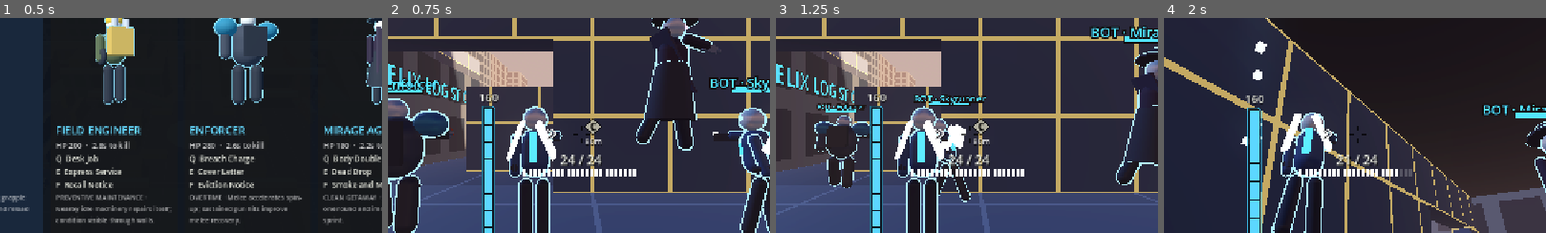
Above: before the commit, frames 1-4 (left to right).
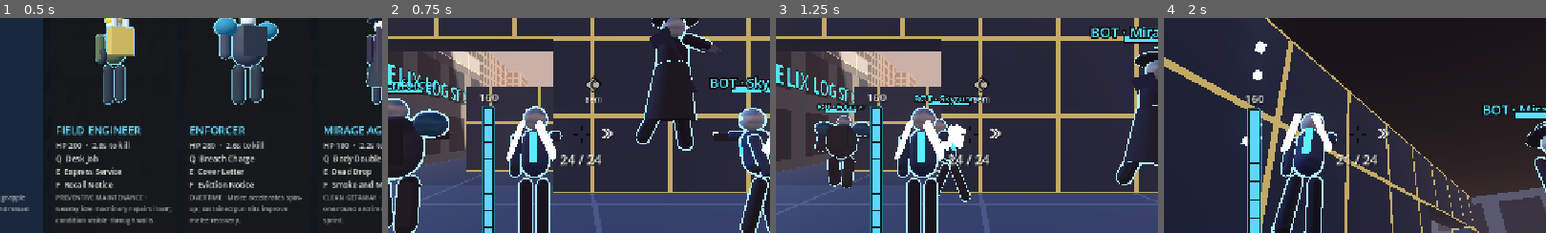
Above: after the commit, the same moments.

Repository: slimefromdq/hostile-takeover
Game: Godot game, scene res://scenes/main.tscn
Same seed, same stepped clock (60 frames per second), same inputs: the game is played once before the commit and once after it.
Inputs (mouse positions are % of the whole screen's width and height, from its top left):
- Up to frame 1 (0.5 s): no input
- Up to frame 2 (0.75 s): click "Play offline · 6v6 bots" at 0.5 s
- Up to frame 3 (1.25 s): no input
- Up to frame 4 (2 s): tap Enter at 1.25 s; move the mouse to (55, 50) at 1.27 s; hold W (forward) from 1.28 s (still down); tap Shift (dash) at 1.35 s; click (55, 50) at 1.42 s; tap Space (jump) at 1.52 s
The pictures show only the part of the screen within x 25-75%, y 23-73%; the shares and areas given below are measured in that part.

Frame 1 is identical in both runs. In frame 2, 1.4% of the frame differs, in the area x 35-65%, y 26-74%; in frame 3, 1.4%; in frame 4, 0.9%.

Commit message:
HUD: keep reticle cluster, objective marker and HP bar from overlapping; dash icon right of reticle, ammo without pips
Co-Authored-By: Claude Sonnet 5.5 <noreply@anthropic.com>
Claude-Session: https://claude.ai/code/session_01RdU4YqXsdDijyWK3Nktgmh

Diff:
--- a/HostileTakeover/scripts/hud.gd
+++ b/HostileTakeover/scripts/hud.gd
@@ -207,6 +207,9 @@
 			dir = Vector2.UP
 		var scale := minf((size.x / 2.0 - margin) / maxf(absf(dir.x), 1.0), (size.y / 2.0 - margin) / maxf(absf(dir.y), 1.0))
 		screen = center + dir * scale
+	var zone := reticle_zone().grow(34.0)
+	if zone.has_point(screen):
+		screen.y = zone.position.y - 4.0
 	var color := owner_color(game.match_state.owners[best])
 	diamond(screen, 15.0, Color(0, 0, 0, 0.6))
 	diamond(screen, 12.0, Color(color, 0.9))
@@ -233,7 +236,7 @@
 	if p.reload_timer > 0.0:
 		var total: float = p.spec.reload_time * (0.8 if p.hot_lap > 0 else 1.0)
 		draw_arc(c, 28.0, -PI / 2.0, -PI / 2.0 + TAU * (1.0 - clampf(p.reload_timer / total, 0.0, 1.0)), 32, Color(1, 1, 1, 0.9), 3.0)
-	_draw_dash_icon(p, c + Vector2(-46.0, 0.0))
+	_draw_dash_icon(p, c + Vector2(48.0, 0.0))
 	_draw_ammo(p, c + Vector2(0.0, 52.0))
 	if hit_timer > 0.0:
 		var color := Color.WHITE
@@ -248,6 +251,12 @@
 		for dir in [Vector2(1, 1), Vector2(1, -1), Vector2(-1, 1), Vector2(-1, -1)]:
 			draw_line(c + dir.normalized() * inner, c + dir.normalized() * outer, color, 3.0)
 
+# Screen area reserved for the reticle cluster (dash icon, hit marker, ammo); world-anchored
+# markers and the HP bar are nudged out of it so nothing overlaps.
+func reticle_zone() -> Rect2:
+	var c := size / 2.0
+	return Rect2(c.x - 90.0, c.y - 44.0, 180.0, 100.0)
+
 # Double chevron: white while the air dash / double jump charge is available, red once spent.
 func _draw_dash_icon(p: Fighter, c: Vector2) -> void:
 	var color := Color.WHITE if p.air_dash else UiStyle.DANGER
@@ -262,11 +271,6 @@
 		text(c + Vector2(-80, 0), "RELOADING", 18, UiStyle.HIGHLIGHT, HORIZONTAL_ALIGNMENT_CENTER, 160.0)
 		return
 	text(c + Vector2(-80, 0), "%d / %d" % [p.ammo, p.spec.magazine], 22, Color(UiStyle.DANGER) if p.ammo <= maxi(1, p.spec.magazine / 5) else UiStyle.TEXT, HORIZONTAL_ALIGNMENT_CENTER, 160.0)
-	if p.spec.magazine <= 30:
-		var w := 5.0
-		var x0 := c.x - p.spec.magazine * (w + 3.0) / 2.0
-		for i in range(p.spec.magazine):
-			draw_rect(Rect2(x0 + i * (w + 3.0), c.y + 8.0, w, 12.0), Color.WHITE if i < p.ammo else Color(1, 1, 1, 0.2))
 
 func _draw_player_panel(p: Fighter) -> void:
 	var team_color := Visuals.team_color(p.team)
@@ -295,8 +299,11 @@
 	var h := clampf(bottom.y - top.y, 80.0, 360.0)
 	var mid := (bottom + top) * 0.5
 	var rect := Rect2(mid.x - 7.0, mid.y - h / 2.0, 14.0, h)
-	rect.position.x = clampf(rect.position.x, 40.0, size.x - 80.0)
+	rect.position.x = clampf(rect.position.x, 40.0, size.x - 300.0)
 	rect.position.y = clampf(rect.position.y, 150.0, size.y - 160.0 - h)
+	var zone := reticle_zone().grow(8.0)
+	if rect.grow(4.0).intersects(zone):
+		rect.position.x = zone.position.x - rect.size.x - 12.0
 	var team_color := Visuals.team_color(p.team)
 	var fraction: float = clampf(p.hp / p.spec.health, 0.0, 1.0)
 	var fill := team_color.lightened(0.15) if fraction > 0.35 else Color(1.0, 0.3 + 0.2 * sin(Time.get_ticks_msec() / 120.0), 0.25)
Binary file changed: HostileTakeover/docs/previews/preview_hud.png
